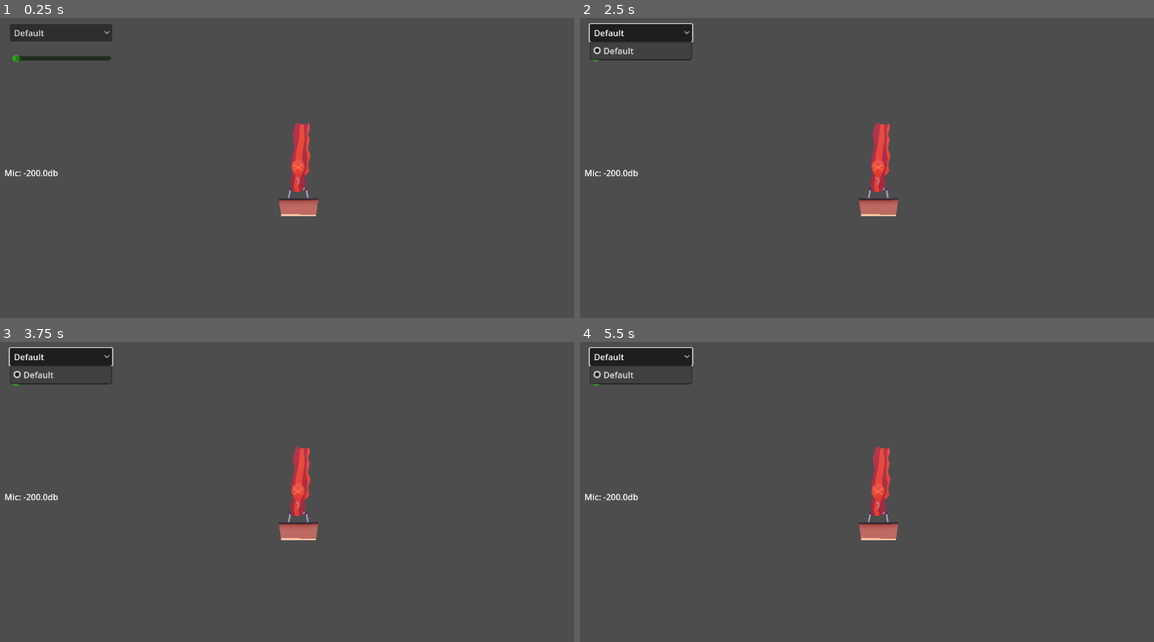
Above: before the commit, frames 1-4 (two rows, left to right).
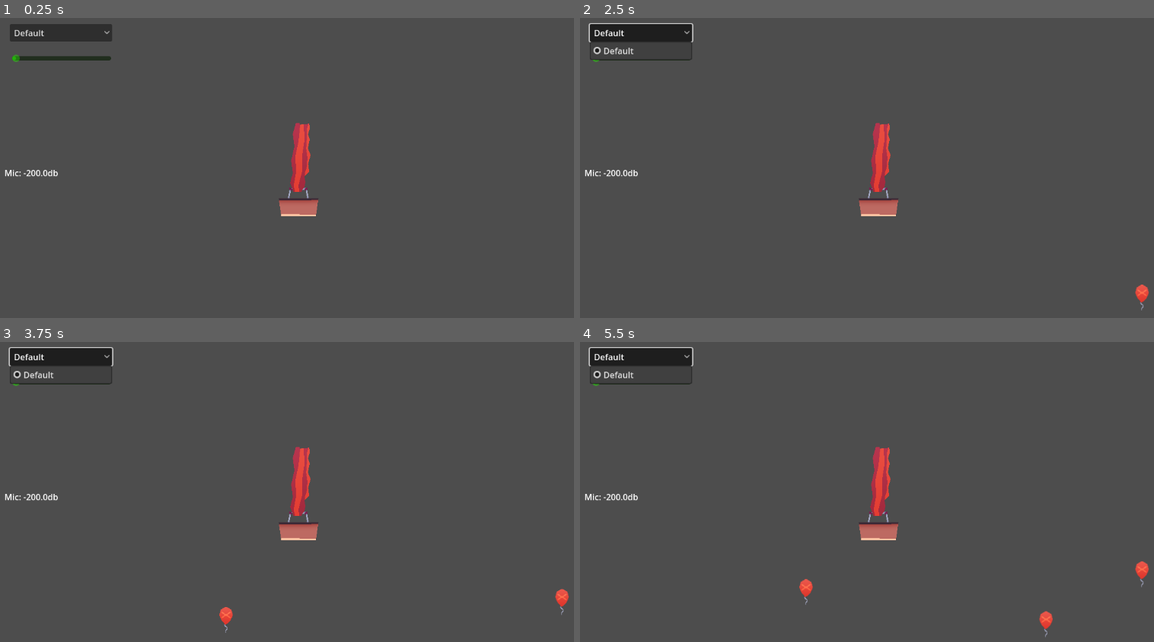
Above: after the commit, the same moments.

Repository: Fabianofski/minijam-191
Game: Godot game, scene res://scenes/game/game.tscn
Same seed, same stepped clock (60 frames per second), same inputs: the game is played once before the commit and once after it.
Inputs (mouse positions are in pixels of both pictures, inside the frame that each line leads up to):
- Up to frame 1 (0.25 s): no input
- Up to frame 2 (2.5 s): click "Default" at 0.5 s; click "Default" at 1.25 s; click "Default" at 2 s
- Up to frame 3 (3.75 s): move the mouse to (430, 480) at 2.77 s; move the mouse to (177, 513) at 3.52 s
- Up to frame 4 (5.5 s): move the mouse to (941, 423) at 4.27 s; move the mouse to (849, 564) at 5.02 s

The runs differ from the first frame. In frame 1, less than 0.1% of the frame differs, in the area x 50-54%, y 47-56%; in frame 2, 0.2%; in frame 3, 0.3%; in frame 4, 0.4%, in the area x 38-100%, y 47-99%.

Commit message:
Add: obstacle spawner algorithm

Diff:
--- a/scenes/game/game.tscn
+++ b/scenes/game/game.tscn
@@ -2,7 +2,7 @@
 
 [ext_resource type="PackedScene" uid="uid://o1jhpwkep6qb" path="res://scenes/game/air_balloon/air_balloon.tscn" id="2_0sr1o"]
 [ext_resource type="PackedScene" uid="uid://2yc3fqjjaygw" path="res://scenes/game/mic_control/mic_control_menu.tscn" id="2_7h61r"]
-[ext_resource type="Texture2D" uid="uid://cqkp8hh1a05lm" path="res://scenes/game/obstacles/obstacle_balloon_spr.png" id="3_0sr1o"]
+[ext_resource type="Script" uid="uid://xwmbvvw1e1nt" path="res://scenes/game/obstacles/obstacle_spawner.gd" id="3_0sr1o"]
 
 [node name="Root" type="Node2D"]
 
@@ -13,8 +13,6 @@
 [node name="AirBalloon" parent="." instance=ExtResource("2_0sr1o")]
 
 [node name="ObstacleSpawner" type="Node2D" parent="."]
-
-[node name="Obstacle" type="Node2D" parent="ObstacleSpawner"]
-
-[node name="Sprite2D" type="Sprite2D" parent="ObstacleSpawner/Obstacle"]
-texture = ExtResource("3_0sr1o")
+position = Vector2(0, 244)
+script = ExtResource("3_0sr1o")
+bounds_x = 500.0
--- /dev/null
+++ b/scenes/game/obstacles/obstacle.gd
@@ -0,0 +1,10 @@
+extends Node2D
+
+@export var destroy_bounds: float
+@export var speed_multiplier: float
+
+func _process(delta: float) -> void:
+	position.y -= delta * speed_multiplier
+
+	if global_position.y <= destroy_bounds:
+		queue_free()
--- a/scenes/game/obstacles/obstacle.tscn
+++ b/scenes/game/obstacles/obstacle.tscn
@@ -1,8 +1,12 @@
-[gd_scene load_steps=2 format=3 uid="uid://df2edejk6rln2"]
+[gd_scene load_steps=3 format=3 uid="uid://df2edejk6rln2"]
 
+[ext_resource type="Script" uid="uid://dyfdqjg4jigp" path="res://scenes/game/obstacles/obstacle.gd" id="1_gsu56"]
 [ext_resource type="Texture2D" uid="uid://cqkp8hh1a05lm" path="res://scenes/game/obstacles/obstacle_balloon_spr.png" id="1_l4brk"]
 
 [node name="Obstacle" type="Node2D"]
+script = ExtResource("1_gsu56")
+destroy_bounds = -500.0
+speed_multiplier = 30.0
 
 [node name="Sprite2D" type="Sprite2D" parent="."]
 texture = ExtResource("1_l4brk")
--- a/scenes/game/obstacles/obstacle_spawner.gd
+++ b/scenes/game/obstacles/obstacle_spawner.gd
@@ -1,8 +1,39 @@
 extends Node2D
 
-func _process(_delta: float) -> void:
-	pass
+@onready var obstacle = load("res://scenes/game/obstacles/obstacle.tscn")
+@export var bounds_x: float
+@export var slots: int = 12
+@export var min_spawn_delay: float = 1.0
+@export var max_spawn_delay: float = 3.0
 
+var rng = RandomNumberGenerator.new()
+var positions: Array = []
+var spawn_timer: Timer
+
+func _ready() -> void:
+	rng.randomize()
+	refill_positions()
+	spawn_timer = Timer.new()
+	spawn_timer.one_shot = true
+	add_child(spawn_timer)
+	spawn_timer.timeout.connect(spawn_new_obstacle)
+	start_spawn_timer()
 
 func spawn_new_obstacle() -> void:
-	pass
+	if positions.is_empty():
+		refill_positions()
+	var obs = obstacle.instantiate()
+	obs.position.x = positions.pop_front()
+	add_child(obs)
+	start_spawn_timer()
+
+func start_spawn_timer() -> void:
+	spawn_timer.wait_time = rng.randf_range(min_spawn_delay, max_spawn_delay)
+	spawn_timer.start()
+
+func refill_positions() -> void:
+	positions.clear()
+	for i in range(slots):
+		var x = lerp(-bounds_x, bounds_x, float(i) / float(slots - 1))
+		positions.append(x)
+	positions.shuffle()
Not shown, added: scenes/game/obstacles/obstacle.gd.uid
